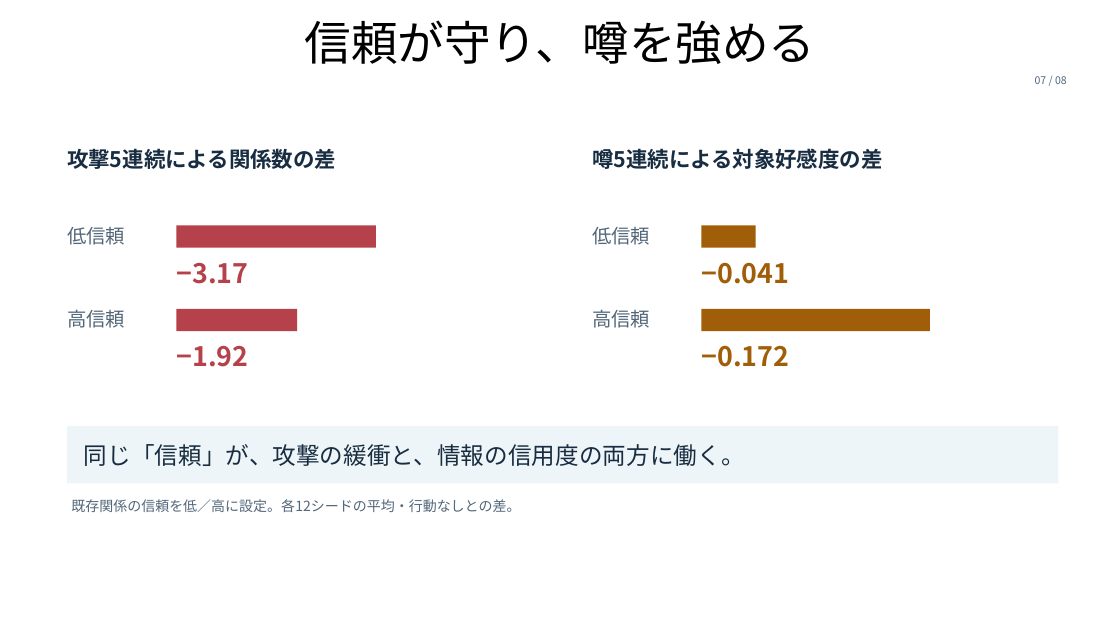
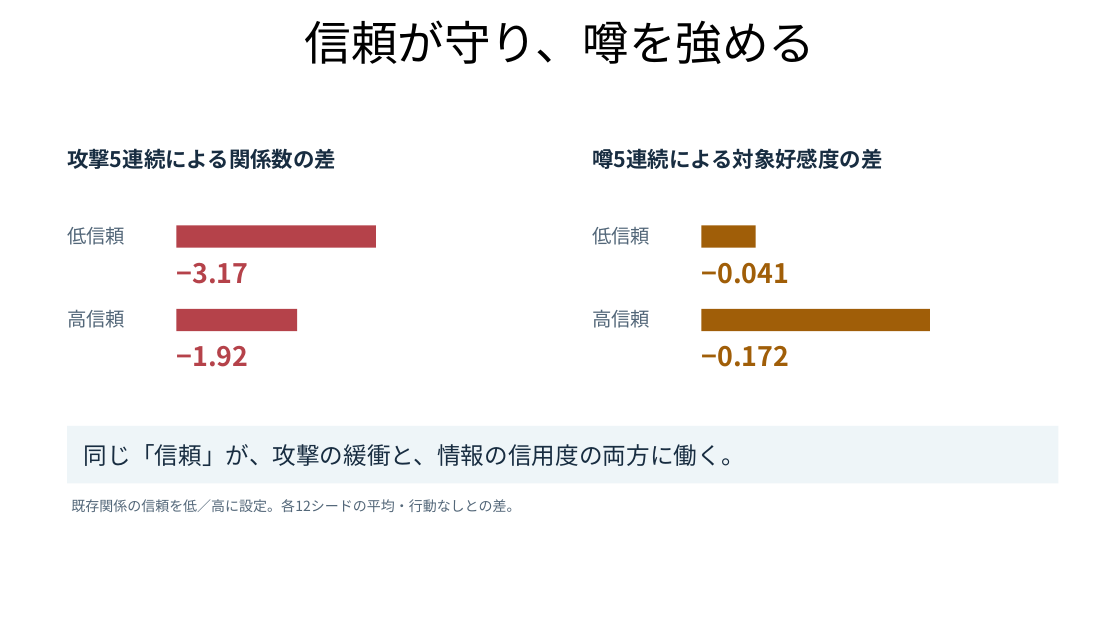
Before and after one commit to maton369/social-relationship-lab, a slide deck: slide 7 of presentation/Social_Relationship_Lab.pptx. Drawn at 1120x630 pixels with LibreOffice and Linux fonts; fonts in the diff are those of the drawing; background and template pictures are left out. Boxes give left, top, right and bottom in pixels: in the first picture for what was removed or moved away, otherwise in the second. Text is boxed around its words. In the diff, an @@ line names an element or a change of style, - is before the commit and + after.

```diff
--- a/presentation/Social_Relationship_Lab.pptx
+++ b/presentation/Social_Relationship_Lab.pptx
@@ text removed at (x1=1035, y1=76, x2=1067, y2=84) @@
-07 / 08
```
Also in this commit, not shown: 11 other slides changed, 16 other files.
